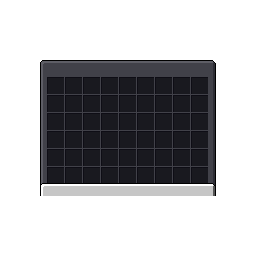
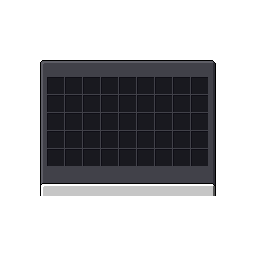
Before/after of a (256, 256) layered artwork. What changed in the layer stack:
painted on "Background" over <box>47,167,208,183</box>